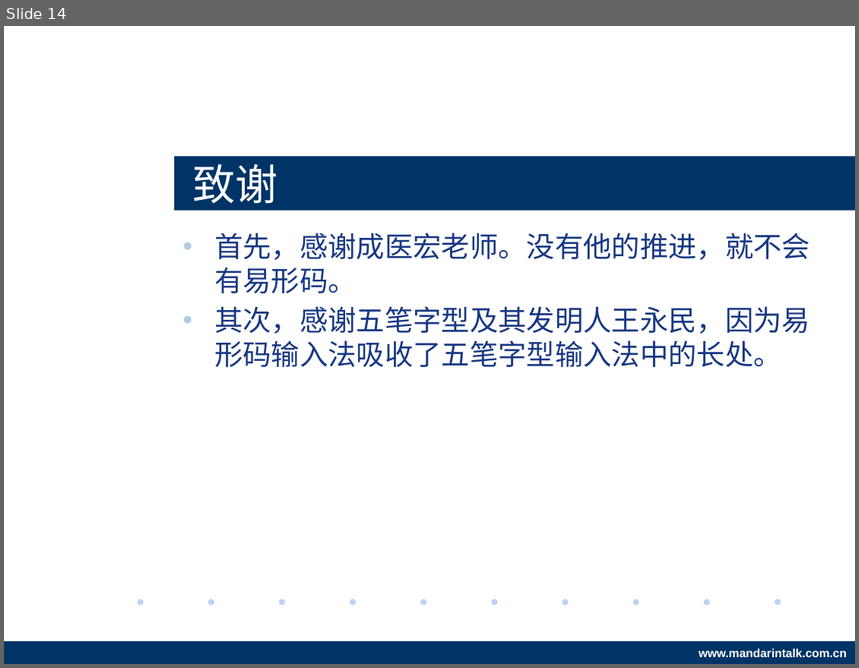
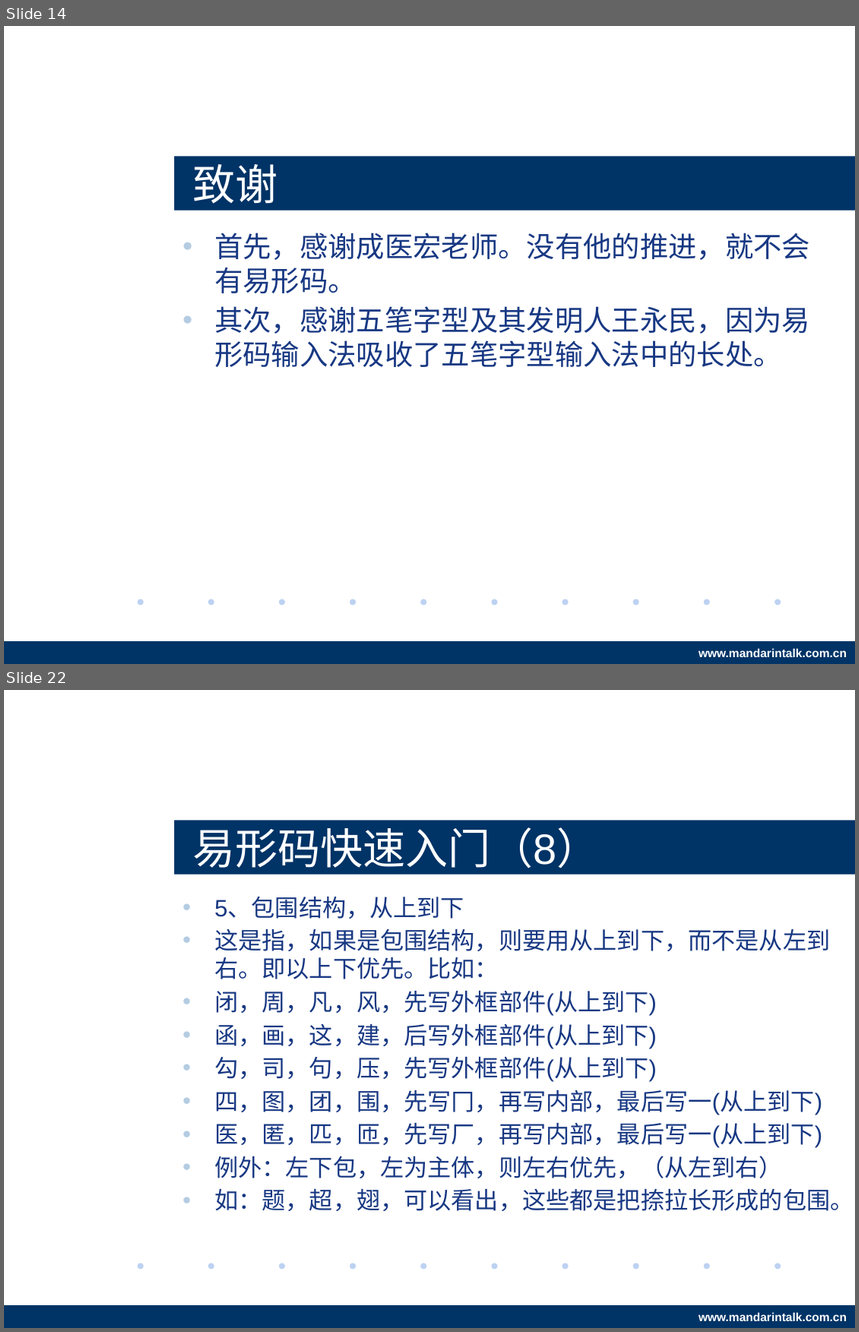
Before and after one commit to BardoQi/eShine, a slide deck: docs/project_summary.pptx. Shown one above the other, each under a label of ours: slide 14 before the commit, slides 14 and 22 after it; the slides between them are not shown. The pictures are 859x668 and 859x1332 pixels, drawn with LibreOffice and Linux fonts; fonts in the diff are those of the drawing; background and template pictures are left out. Boxes give left, top, right and bottom in pixels: in the first picture for what was removed or moved away, otherwise in the second. Text is boxed around its words. In the diff, an @@ line names an element or a change of style, - is before the commit and + after.

```diff
--- a/docs/project_summary.pptx
+++ b/docs/project_summary.pptx
@@ slide 22 added at (4, 690, 855, 1328), background #FFFFFF; not listed: 12 template elements that a slide beside it also shows @@
@@ title added at (174, 820, 855, 875), fill #003366, 36 pt, text #FFFFFF @@
+易形码快速入门（8）
@@ text added at (215, 897, 854, 1211), 20 pt, text #183883 @@
+• 5、包围结构，从上到下
+• 这是指，如果是包围结构，则要用从上到下，而不是从左到右。即以上下优先。比如：
+• 闭，周，凡，风，先写外框部件(从上到下)
+• 函，画，这，建，后写外框部件(从上到下)
+• 勾，司，句，压，先写外框部件(从上到下)
+• 四，图，团，围，先写冂，再写内部，最后写一(从上到下)
+• 医，匿，匹，匝，先写厂，再写内部，最后写一(从上到下)
+• 例外：左下包，左为主体，则左右优先，（从左到右）
+• 如：题，超，翅，可以看出，这些都是把捺拉长形成的包围。
```
Also in this commit, not shown: 12 slides changed, 5 other slides added.
